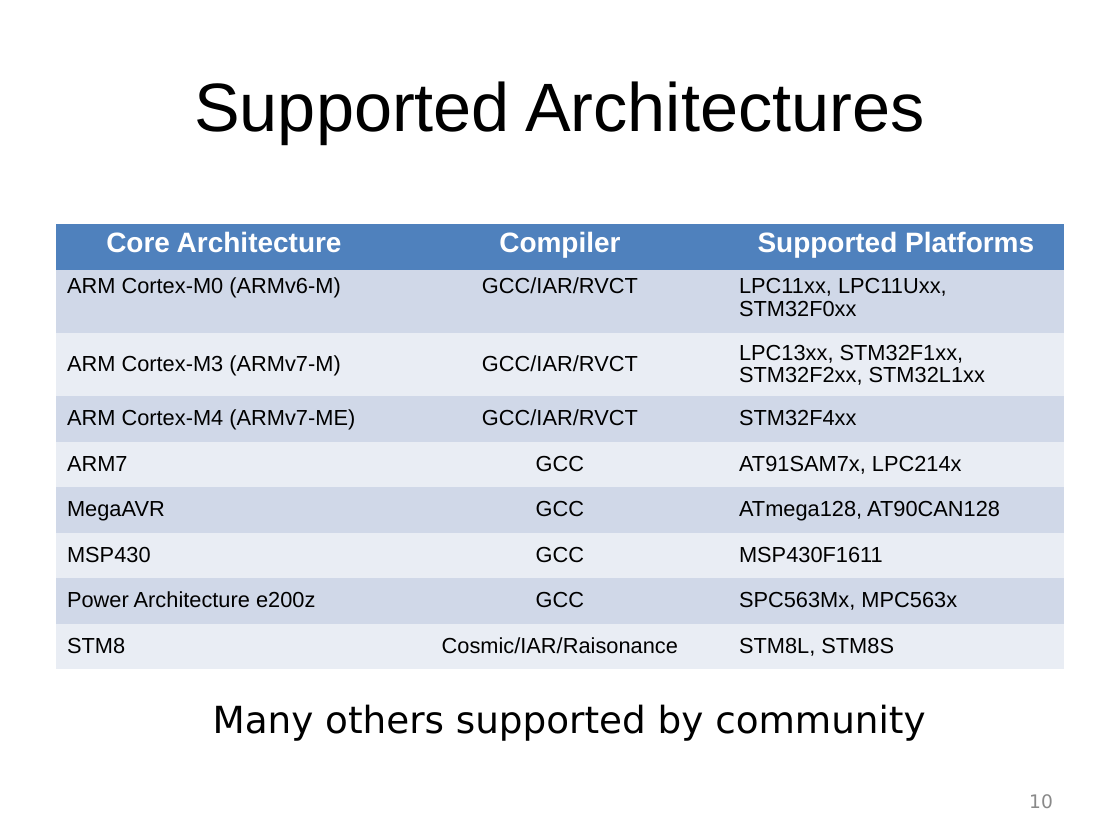
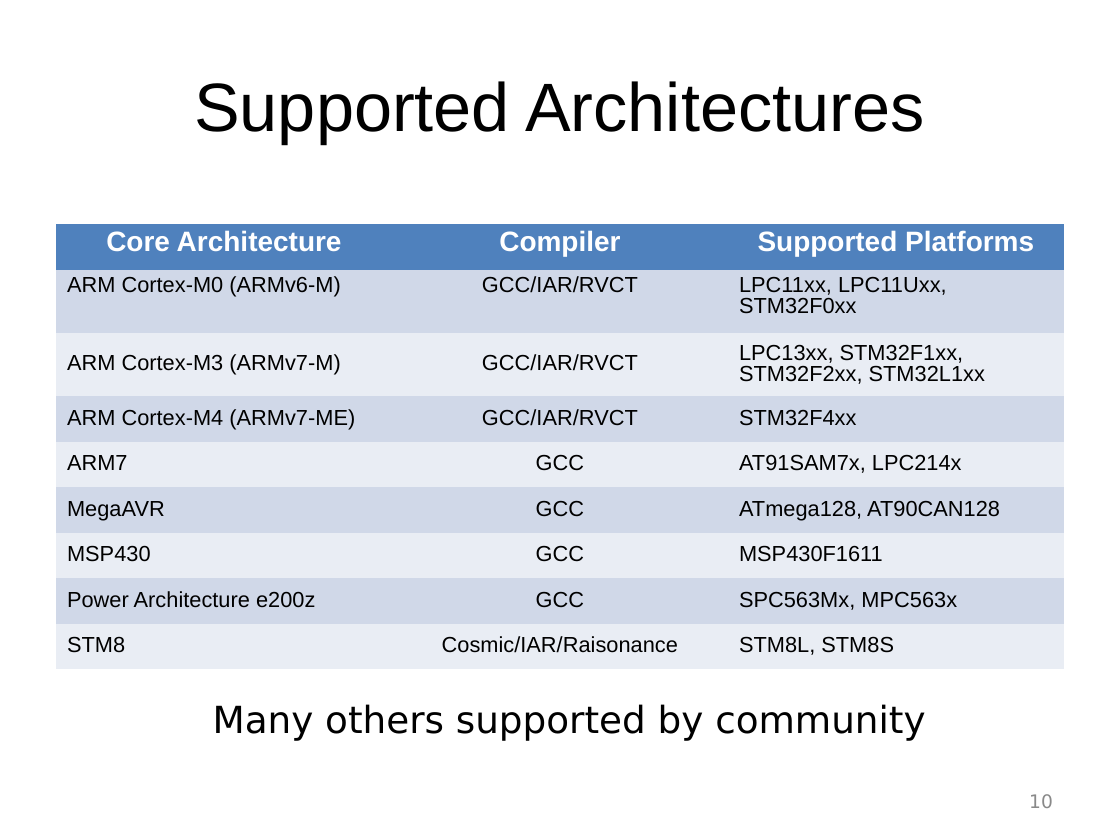
Before and after one commit to mabl/ChibiOS, a slide deck: slide 10 of slides_better_embedded_2012/ChibiOS-RT 1 Introduction.ppt. Drawn at 1120x840 pixels with LibreOffice and Linux fonts; fonts in the diff are those of the drawing; background and template pictures are left out. Boxes give left, top, right and bottom in pixels: in the first picture for what was removed or moved away, otherwise in the second. Text is boxed around its words. In the diff, an @@ line names an element or a change of style, - is before the commit and + after.

```diff
--- a/slides_better_embedded_2012/ChibiOS-RT 1 Introduction.ppt
+++ b/slides_better_embedded_2012/ChibiOS-RT 1 Introduction.ppt
@@ table at <box>56,224,1064,669</box> @@
@@ line spacing 0.93 to 0.87 @@
```
Also in this commit, not shown: 2 other slides changed, 3 other files.
